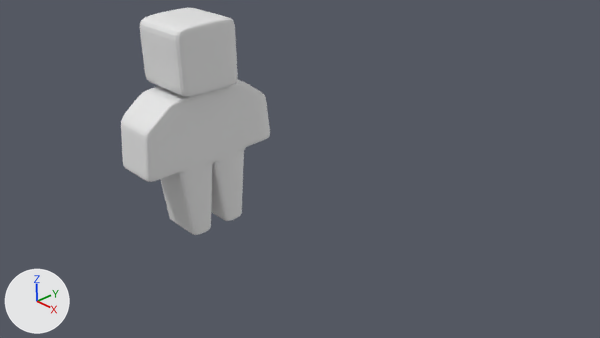
A saved change to the Blender file Assets/Models/Opepe.blend.
Camera for both pictures: the file's camera 'Camera'. Lighting does not change. The marker at lower left points along +X, +Y and +Z. Materials are left out; every surface is plain grey.

The first picture shows 'TehOpe'.
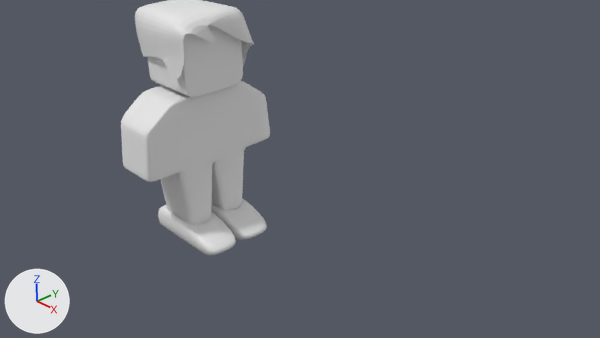
What differs and where, as boxes [x1, y1, x2, y2] in the pictures (600 x 338 px; the box of a moved part takes in the faces that stretch with it):
'TehOpe', reshaped, rescaled: before [121, 8, 270, 235]; after [121, 0, 270, 255]
part 1 of me_cube_003, moved or reshaped: before [121, 79, 270, 235]; after [121, 81, 270, 225]
part 2 of me_cube_003, added: after [211, 198, 267, 240]
part 3 of me_cube_003, added: after [158, 205, 236, 255]
part 4 of me_cube_003, added: after [148, 25, 243, 97]
part 5 of me_cube_003, added: after [135, 0, 254, 80]
part 6 of me_cube_003, deleted: before [140, 8, 238, 97]

What the commit changed:
me_cube_003 is used by ob_tehope; location (-2.35, 0.0, -0.01); scale (0.495, 1.0, 0.695).
me_cube_003 had 184 vertices, 180 faces and spanned x -1.26..1.31, y -1.47..1.48, z -2.2..3.79.
me_cube_003 now has 614 vertices, 609 faces and spans x -0.99..1.21, y -1.47..1.48, z -1.71..2.86.
me_cube_003 part 1: the loose piece of 140 vertices spanning x -1.03..0.97, y -1.47..1.48, z -2.2..1.93 is scaled about the mesh origin by (0.495, 1, 0.695).
me_cube_003 part 2: a new loose piece of 191 vertices spanning x -0.69..1.21, y 0.04..0.78, z -1.71..-1.2.
me_cube_003 part 3: a new loose piece of 191 vertices spanning x -0.69..1.21, y -0.75..-0.01, z -1.71..-1.2.
me_cube_003 part 4: a new loose piece of 54 vertices spanning x -0.65..0.62, y -0.59..0.68, z 1.36..2.63.
me_cube_003 part 5: a new loose piece of 38 vertices spanning x -0.99..0.84, y -0.81..0.89, z 1.45..2.86.
Part 6, on me_cube_003:
44 vertices are removed from x -1.26..1.31, y -0.68..0.59, z 1.96..3.79.
42 faces are deleted.
Object 'TehOpe' (ob_tehope) is rescaled from (0.495, 1.0, 0.695) to (1.0, 1.0, 1.0).
